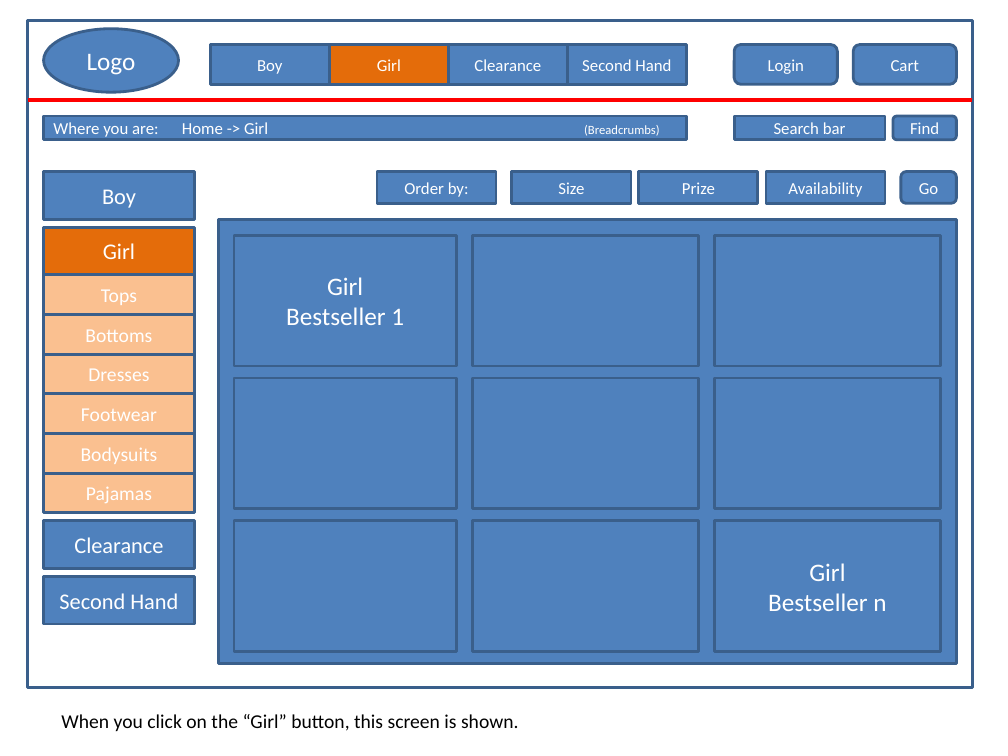
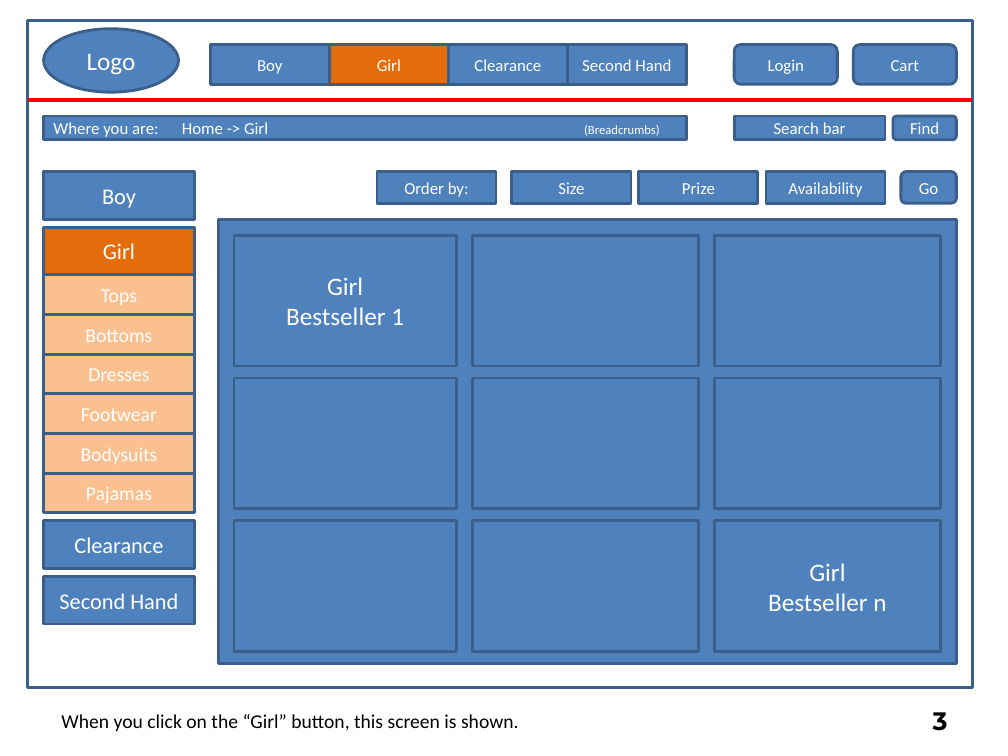
Before and after one commit to joanawelti/Human-Computer-Interaction-Project-AGIJ, a slide deck: slide 3 of Prototype/HCI_Prototype_2.pptx. Drawn at 1008x756 pixels with LibreOffice and Linux fonts; fonts in the diff are those of the drawing. Boxes give left, top, right and bottom in pixels: in the first picture for what was removed or moved away, otherwise in the second. Text is boxed around its words. In the diff, an @@ line names an element or a change of style, - is before the commit and + after.

```diff
--- a/Prototype/HCI_Prototype_2.pptx
+++ b/Prototype/HCI_Prototype_2.pptx
@@ page number added at box(933, 712, 948, 731), 18 pt, text #000000, bold @@
+3
```
Also in this commit, not shown: 12 other slides changed, 2 slides added, 1 slide removed, 2 other files.
